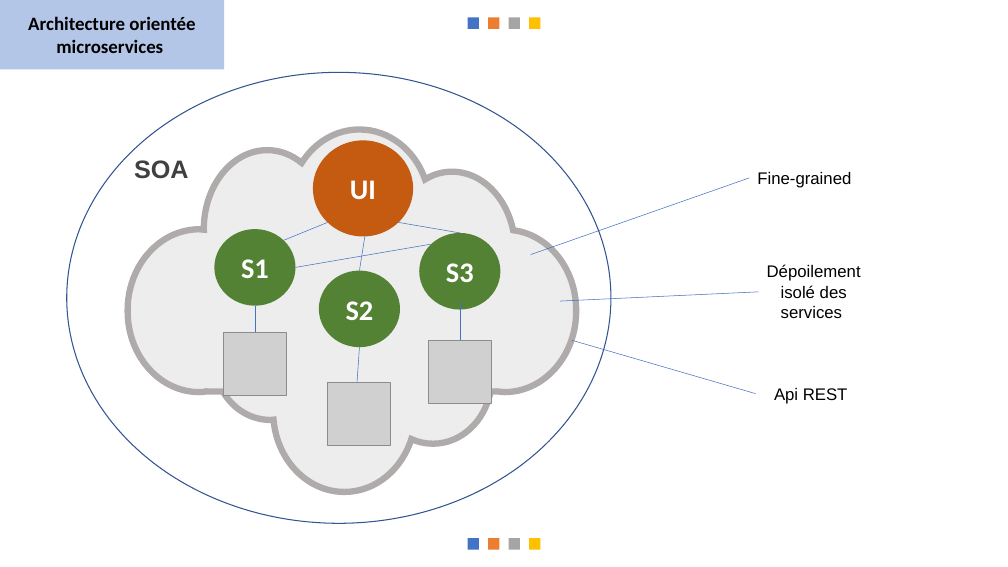
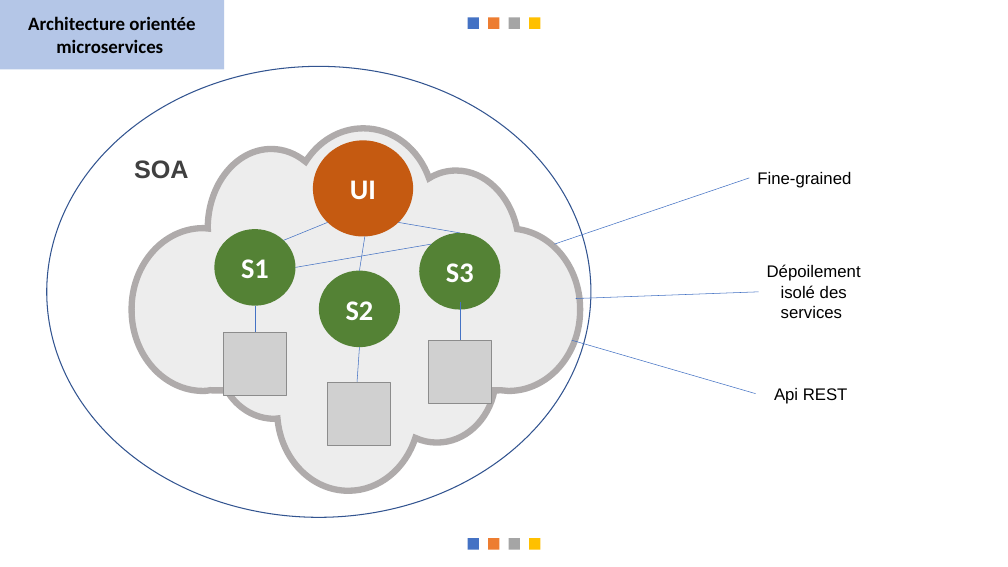
Before and after one commit to messaoudibrahim/Memoire, a slide deck: slide 12 of DIAPO/Présentation.pptx. Drawn at 1008x567 pixels with LibreOffice and Linux fonts; fonts in the diff are those of the drawing; grey boxes stand for pictures. Boxes give left, top, right and bottom in pixels: in the first picture for what was removed or moved away, otherwise in the second. Text is boxed around its words. In the diff, an @@ line names an element or a change of style, - is before the commit and + after.

```diff
--- a/DIAPO/Présentation.pptx
+++ b/DIAPO/Présentation.pptx
@@ ellipse: place and size @@
-ellipse at bbox=[67, 73, 611, 524]
+ellipse at bbox=[47, 67, 591, 518]
@@ freeform shape: place and size @@
-freeform shape at bbox=[128, 129, 576, 492]
+freeform shape at bbox=[132, 129, 580, 491]
@@ line moved from (531, 255) - (749, 178) to (554, 244) - (749, 178) @@
@@ line moved from (560, 301) - (758, 292) to (575, 299) - (758, 292) @@
```
Also in this commit, not shown: 6 other slides changed, 3 other files.
